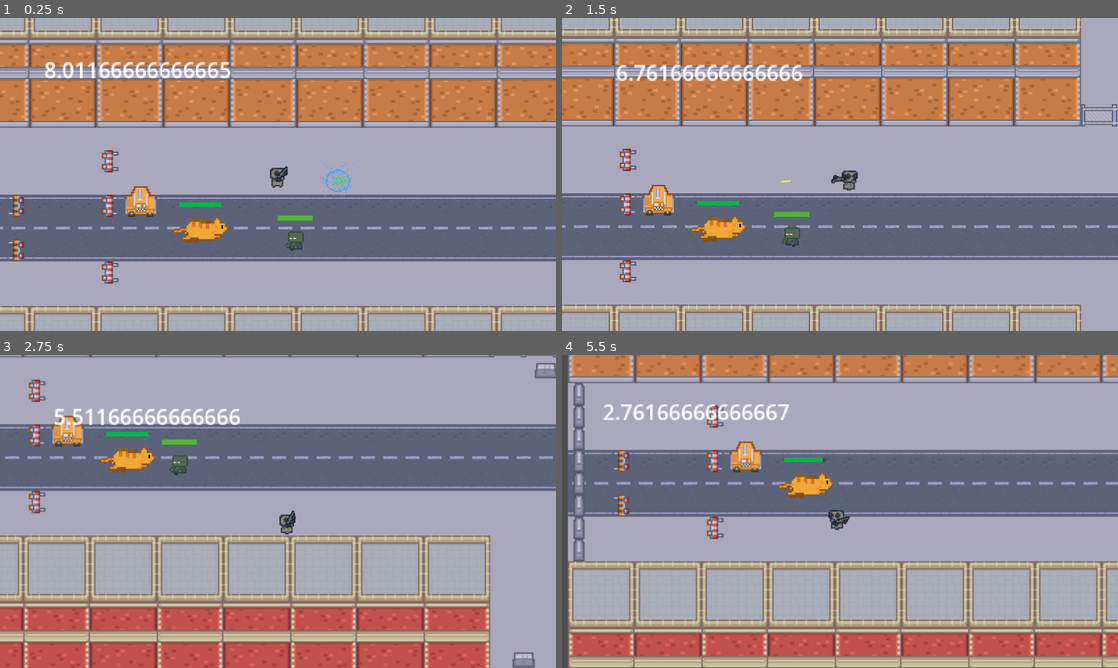
Above: before the commit, frames 1-4 (two rows, left to right).
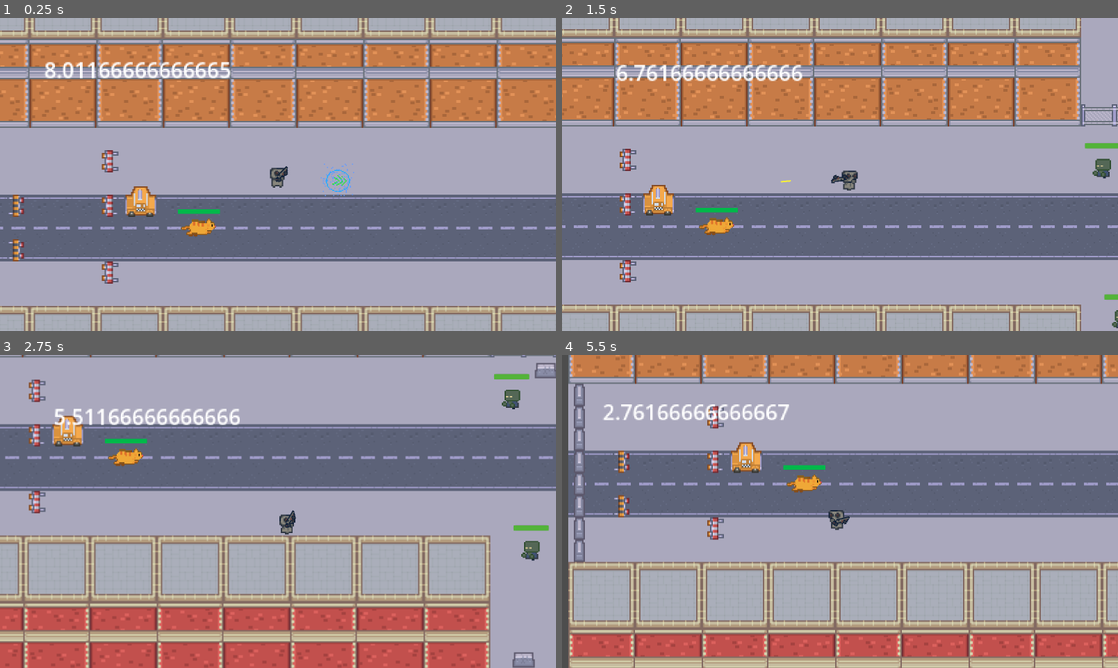
Above: after the commit, the same moments.

Repository: JaronYankey/project-z
Game: Godot game, scene res://Scenes/main.tscn
The game is run twice, just before and just after one commit, with the same random seed, the same clock (stepped at 60 frames per second) and the same inputs. Sound files missing from this copy of the repository are replaced by a short silence.
Inputs (mouse positions are in pixels of both pictures, inside the frame that each line leads up to):
- Up to frame 1 (0.25 s): no input
- Up to frame 2 (1.5 s): move the mouse to (962, 158) at 0.52 s; hold D (right) 0.53-1.28 s; tap E (interact) at 0.6 s; move the mouse to (728, 190) at 1.27 s; hold S (down) from 1.28 s (still down); click (728, 190) at 1.35 s
- Up to frame 3 (2.75 s): move the mouse to (333, 442) at 2.02 s; release S (down) at 2.03 s; hold D (right) from 2.03 s (still down); hold Space (special_power) from 2.03 s (still down)
- Up to frame 4 (5.5 s): move the mouse to (812, 574) at 2.77 s; release D (right) at 2.78 s; release Space (special_power) at 2.78 s; hold W (up) 2.78-3.53 s; tap E (interact) at 2.85, 5.1 s; move the mouse to (1006, 558) at 3.52 s; press the mouse at (1006, 558) at 3.53 s; hold A (left) 3.53-5.03 s; move the mouse to (673, 464) at 4.27 s; release the mouse at (673, 464) at 4.28 s; tap Space (special_power) at 4.35 s; move the mouse to (867, 511) at 5.02 s; hold S (down) from 5.03 s (still down)

The runs differ from the first frame. In frame 1, 0.9% of the frame differs, in the area x 31-57%, y 58-75%; in frame 2, 1.3%; in frame 3, 1.5%; in frame 4, 13%, in the area x 1-100%, y 0-100%.

Commit message:
Beginning new terry movement changes

Diff:
--- a/Scenes/main.tscn
+++ b/Scenes/main.tscn
@@ -26,7 +26,10 @@
 position = Vector2(-2.75, 2.75)
 
 [node name="Zombie" parent="." instance=ExtResource("3_o082i")]
-position = Vector2(-1205, -443)
+position = Vector2(-329, -214)
+
+[node name="Zombie2" parent="." instance=ExtResource("3_o082i")]
+position = Vector2(-385, -649)
 
 [node name="Spawner1" parent="." instance=ExtResource("4_o1fjq")]
 position = Vector2(76, 102)
@@ -42,6 +45,7 @@
 
 [node name="SpawnTimer" type="Timer" parent="."]
 wait_time = 5.0
+one_shot = true
 
 [node name="NimblePower" parent="." instance=ExtResource("6_21xkr")]
 position = Vector2(-1098, -617)
--- a/Scenes/player.tscn
+++ b/Scenes/player.tscn
@@ -76,7 +76,7 @@
 radius = 6.57895
 height = 18.4211
 
-[node name="Player" type="CharacterBody2D" groups=["player"]]
+[node name="Player" type="CharacterBody2D" groups=["living", "player"]]
 scale = Vector2(3.8, 3.8)
 motion_mode = 1
 script = ExtResource("1_oukv8")
--- a/Scenes/terry.tscn
+++ b/Scenes/terry.tscn
@@ -8,15 +8,15 @@
 radius = 317.057
 
 [sub_resource type="CircleShape2D" id="CircleShape2D_v1w1x"]
-radius = 81.0494
+radius = 41.4849
 
 [sub_resource type="CircleShape2D" id="CircleShape2D_osmod"]
-radius = 91.1976
+radius = 84.0952
 
 [sub_resource type="StyleBoxFlat" id="StyleBoxFlat_v1w1x"]
 bg_color = Color(0, 0.722124, 0.290551, 1)
 
-[node name="Terry" type="CharacterBody2D" groups=["terry"]]
+[node name="Terry" type="CharacterBody2D" groups=["living", "terry"]]
 motion_mode = 1
 script = ExtResource("1_3p6b6")
 pull_force = 23.0
@@ -28,11 +28,12 @@
 default_color = Color(0.529935, 0.366272, 0.202985, 1)
 
 [node name="Sprite2D" type="Sprite2D" parent="."]
-position = Vector2(0, 1)
-scale = Vector2(5, 5)
+position = Vector2(-1, -5)
+scale = Vector2(3.15625, 3.46875)
 texture = ExtResource("2_v1w1x")
 
 [node name="PullingRadius" type="Area2D" parent="." groups=["pull_radius"]]
+visible = false
 
 [node name="CollisionShape2D" type="CollisionShape2D" parent="PullingRadius"]
 shape = SubResource("CircleShape2D_3p6b6")
@@ -49,14 +50,22 @@
 stream = ExtResource("3_v1w1x")
 
 [node name="ProgressBar" type="ProgressBar" parent="."]
-offset_left = 60.0
-offset_top = -75.0
-offset_right = 73.0
-offset_bottom = 46.0
+offset_left = 61.0
+offset_top = -55.0
+offset_right = 74.0
+offset_bottom = 66.0
 rotation = 1.5708
 theme_override_styles/fill = SubResource("StyleBoxFlat_v1w1x")
 fill_mode = 3
 show_percentage = false
 
+[node name="IdleTimer" type="Timer" parent="."]
+one_shot = true
+
+[node name="MovingTimer" type="Timer" parent="."]
+one_shot = true
+
 [connection signal="body_entered" from="TerryBodyZone" to="." method="_on_terry_body_zone_body_entered"]
 [connection signal="body_exited" from="TerryBodyZone" to="." method="_on_terry_body_zone_body_exited"]
+[connection signal="timeout" from="IdleTimer" to="." method="_on_idle_timer_timeout"]
+[connection signal="timeout" from="MovingTimer" to="." method="_on_moving_timer_timeout"]
--- a/Scenes/zombie.tscn
+++ b/Scenes/zombie.tscn
@@ -48,6 +48,9 @@
 [sub_resource type="StyleBoxFlat" id="StyleBoxFlat_n70j1"]
 bg_color = Color(0.323825, 0.701234, 0.224525, 1)
 
+[sub_resource type="CircleShape2D" id="CircleShape2D_vy0uf"]
+radius = 10.5367
+
 [node name="Zombie" type="CharacterBody2D" groups=["basic_zombie"]]
 scale = Vector2(3.75, 3.75)
 motion_mode = 1
@@ -80,4 +83,14 @@
 [node name="DeathSound" type="AudioStreamPlayer2D" parent="."]
 stream = ExtResource("4_vy0uf")
 
+[node name="LineOfSight" type="Area2D" parent="."]
+
+[node name="CollisionShape2D" type="CollisionShape2D" parent="LineOfSight"]
+scale = Vector2(4, 4)
+shape = SubResource("CircleShape2D_vy0uf")
+
 [connection signal="finished" from="DeathSound" to="." method="_on_death_sound_finished"]
+[connection signal="area_entered" from="LineOfSight" to="." method="_on_line_of_sight_area_entered"]
+[connection signal="area_exited" from="LineOfSight" to="." method="_on_line_of_sight_area_exited"]
+[connection signal="body_entered" from="LineOfSight" to="." method="_on_line_of_sight_body_entered"]
+[connection signal="body_exited" from="LineOfSight" to="." method="_on_line_of_sight_body_exited"]
--- a/Scripts/terry.gd
+++ b/Scripts/terry.gd
@@ -1,4 +1,6 @@
 extends CharacterBody2D
+
+enum CAT_STATES {content, scared, hungry, happy}
 
 @export var pull_force = 500.0
 
@@ -6,11 +8,18 @@
 @onready var audio_player = $AudioStreamPlayer2D
 @onready var health_bar = $ProgressBar
 @onready var leash = $LeashLine
+@onready var idle_timer = $IdleTimer
+@onready var moving_timer = $MovingTimer
 
 var is_pulled = false
 var leashed = false
 var player_ref: Node2D = null
 var colliding_objects: Array = []
+var vec_dirs: Array = [Vector2.UP, Vector2.DOWN, Vector2.LEFT, Vector2.RIGHT]
+
+var walking = false
+var idle = true
+var walk_idle_toggle = true
 
 func _ready():
 	player_ref = get_tree().get_first_node_in_group("player")
@@ -23,8 +32,7 @@
 
 func _physics_process(delta):
 
-	# TODO FIX TERRY MOVEMENT. I CHANGED FROM A PHYSICS BODY2D TO A CHARACTERBODY2D
-	# MOVEMENT IS BROKEN NOW, BUT IN THE LONG TERM SHOULD SERVE BETTER FOR HIS AI MOVEMENT.
+	move(delta)
 	if is_pulled and player_ref:
 		var direction = (player_ref.global_position - global_position).normalized()
 		var pull_strength = 200  # Lower = heavier
@@ -43,7 +51,42 @@
 		]
 
 
+func move(delta):
+	var state = cat_state()
+	var direction
+	var speed
 
+	if walking == false and idle == true and !walk_idle_toggle:
+		direction = Vector2.ZERO
+		speed = 1 # should equate to no movement.
+		idle_timer.wait_time = randi_range(2, 4)
+		idle = false
+		idle_timer.start()
+	# TODO: Not working
+	if state == CAT_STATES.content and idle == true:
+		direction = vec_dirs.pick_random()
+		speed = 300
+		moving_timer.wait_time = randi_range(2, 4)
+		idle = false
+		walking = true
+		walk_idle_toggle = !walk_idle_toggle # Brain not working, hopefilly toggles
+		moving_timer.start()
+
+	if direction:
+		velocity = direction * speed
+		move_and_slide()
+
+
+# What is the cat's current motive?
+func cat_state():
+
+	if is_content(): # Criteria for "Content" has been met
+		return CAT_STATES.content
+
+
+func is_content():
+	# If criteria for being content is met
+	return true
 
 func check_collision_type(objects: Array):
 	#TODO: This works. But it calls is every frame so terry dies SUPER quick.
@@ -69,3 +112,13 @@
 
 func _on_terry_body_zone_body_exited(body):
 	call_deferred("remove_from_collision_area_array", body)
+
+
+func _on_moving_timer_timeout():
+	idle = true
+	walking = false
+	# direction global to change to Vector2.ZERO?
+
+
+func _on_idle_timer_timeout():
+	idle = true
--- a/Scripts/zombie.gd
+++ b/Scripts/zombie.gd
@@ -20,13 +20,15 @@
 	targets = [terry, terry, terry, player]
 	health_bar.value = 100
 
-	target = targets.pick_random()
+	#target = targets.pick_random()
 func _physics_process(delta):
 	if target: # Ensures we dont have a null value
 		var direction = (target.global_position - global_position).normalized()
 		velocity = direction * speed
 		move_and_slide()
 		animation.play()
+	else:
+		animation.stop()
 
 func _process(delta):
 	if health_bar.value <= 0:
@@ -44,3 +46,21 @@
 
 func _on_death_sound_finished():
 	queue_free()
+
+
+func _on_line_of_sight_area_entered(area):
+	pass
+
+
+func _on_line_of_sight_area_exited(area):
+	pass
+
+
+func _on_line_of_sight_body_entered(body):
+	if body.is_in_group("living"):
+		target = body
+
+
+func _on_line_of_sight_body_exited(body):
+	if body.is_in_group("living"):
+		target = null
Not shown: 1 places in Scenes/zombie.tscn that only renumber resources
